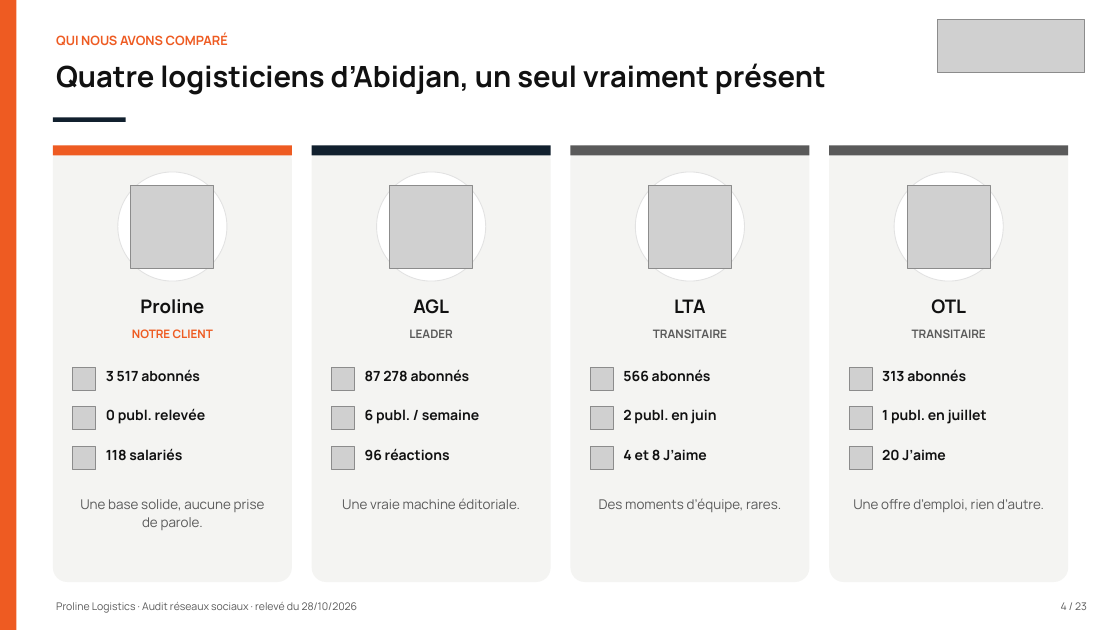
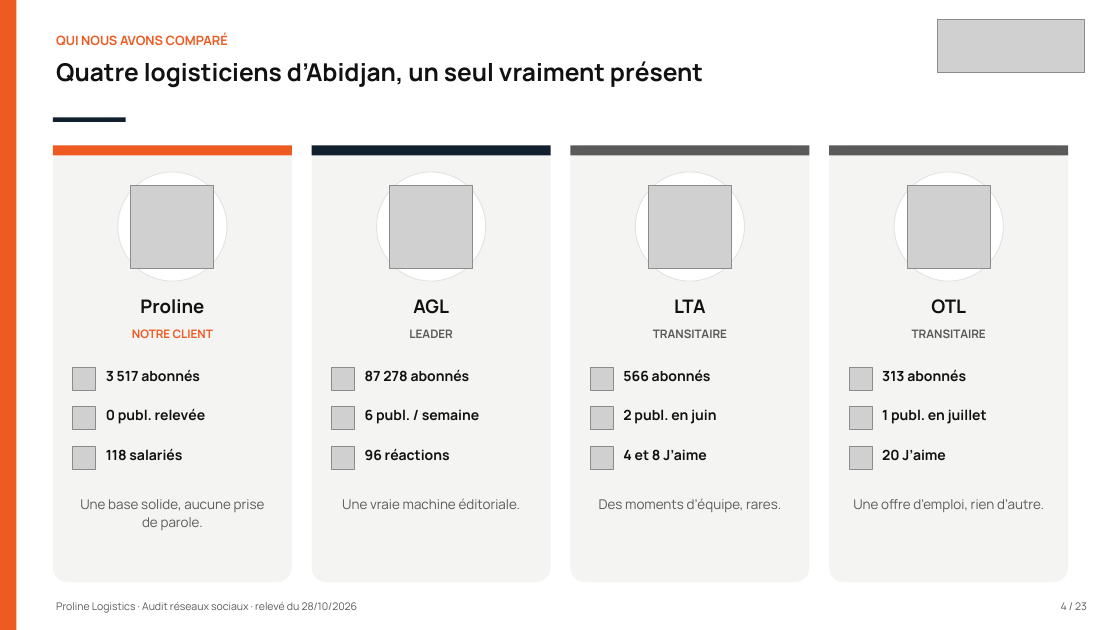
Before and after one commit to leslita06/fatima-unifood-fictif, a slide deck: slide 4 of tmp-tj/261028_proline-logistics_audit-reseaux-sociaux_v1.pptx. Drawn at 1120x630 pixels with LibreOffice and Linux fonts; fonts in the diff are those of the drawing; grey boxes stand for pictures. Boxes give left, top, right and bottom in pixels: in the first picture for what was removed or moved away, otherwise in the second. Text is boxed around its words. In the diff, an @@ line names an element or a change of style, - is before the commit and + after.

```diff
--- a/tmp-tj/261028_proline-logistics_audit-reseaux-sociaux_v1.pptx
+++ b/tmp-tj/261028_proline-logistics_audit-reseaux-sociaux_v1.pptx
@@ text "Quatre logisticiens d’Abidjan, un seul ..." at box(56, 61, 703, 88): size 25 to 21 pt @@
```
Also in this commit, not shown: 5 other slides changed.
